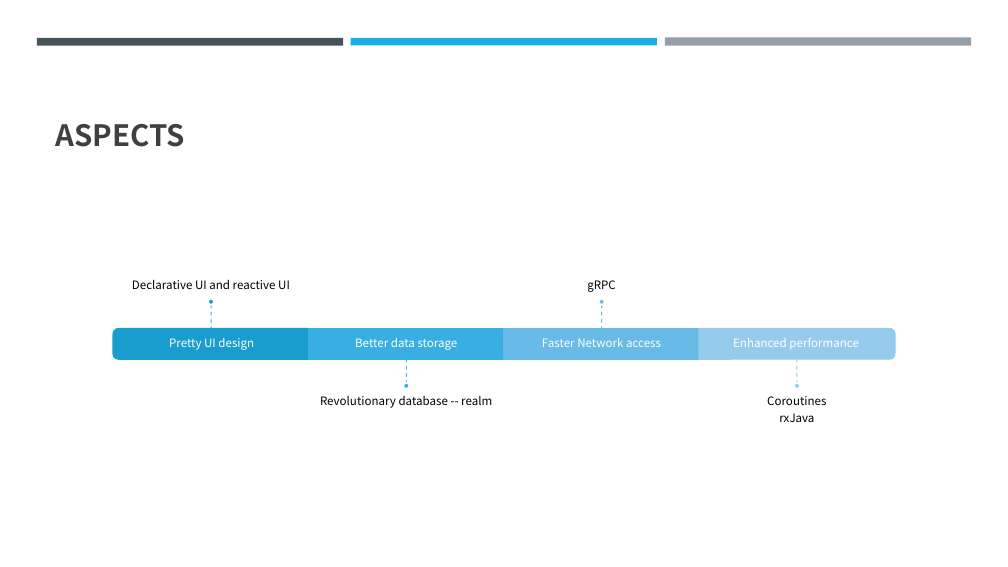
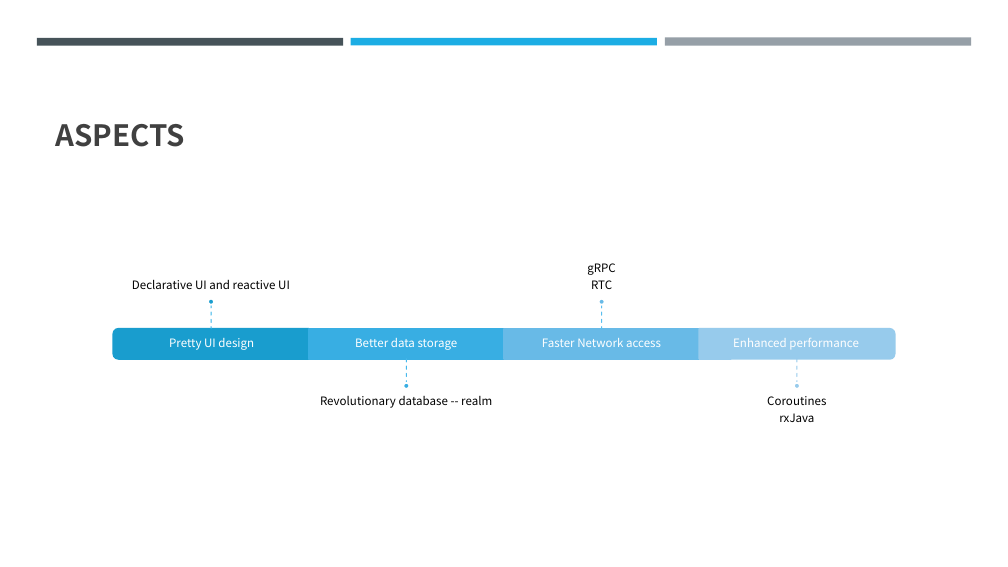
Before and after one commit to czf0613/android-tutorial, a slide deck: slide 2 of ppt/WXG.pptx. Drawn at 1008x567 pixels with LibreOffice and Linux fonts; fonts in the diff are those of the drawing. Boxes give left, top, right and bottom in pixels: in the first picture for what was removed or moved away, otherwise in the second. Text is boxed around its words. In the diff, an @@ line names an element or a change of style, - is before the commit and + after.

```diff
--- a/ppt/WXG.pptx
+++ b/ppt/WXG.pptx
@@ text at box(591, 280, 612, 289): paragraph added @@
+RTC
```
